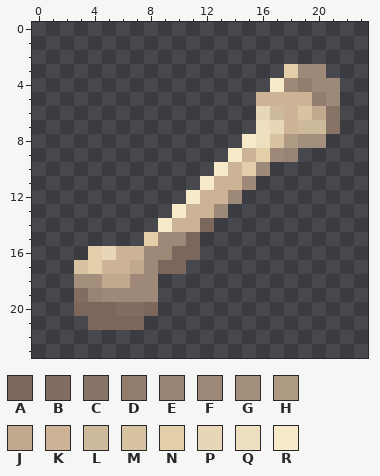
Pixel-art sprite, stored at sprites/items/bone.png. Above: the version before the commit.
The file is 24x24 pixels. Colours within 5 levels of each other are drawn and written as one.
Palette (. is transparent): A #7c675d  B #826d62  C #887466  D #927d6e  E #988374  F #9e8979  G #a48f7c  H #ae9a83  J #c0a98f  K #ccb396  L #cdba9b  M #d7c3a1  N #e2cfaa  P #e7d7b7  Q #eedfbe  R #f7eac8
After the commit:
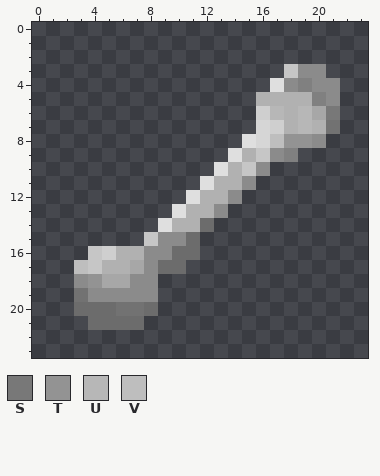
Colours new in this view: S #787878  T #939393  U #b7b7b7  V #bebebe
Change:
@@ palette @@
-A #7c675d
+A #6c6c6c
-B #826d62
+B #727272
-D #927d6e
+D #808080
-F #9e8979
+F #8b8b8b
-J #c0a98f
+J #a7a7a7
-K #ccb396
+K #b1b1b1
-N #e2cfaa
+N #c6c6c6
-P #e7d7b7
+P #cfcfcf
-Q #eedfbe
+Q #d6d6d6
-R #f7eac8
+R #dfdfdf
@@ x 15..23 @@
  5 .KKKKDF..
- 6 .PLKMJC..
- 7 .QPKLLC..
- 8 RQMHGG...
- 9 KNFE.....
+ 6 .PUKUJS..
+ 7 .QPKUKB..
+ 8 RQVTTF...
+ 9 KNFD.....
 10 NF.......
@@ x 1..6 @@
 16 ...NPK
-17 ..MNKK
-18 ..GGJJ
-19 ..BEFF
+17 ..VNKK
+18 ..FTJJ
+19 ..BFFF
 20 ..AAAB
Changed places in both pictures, as pixel boxes (x1, y1, x2, y2):
changed: (74, 64, 340, 330)
